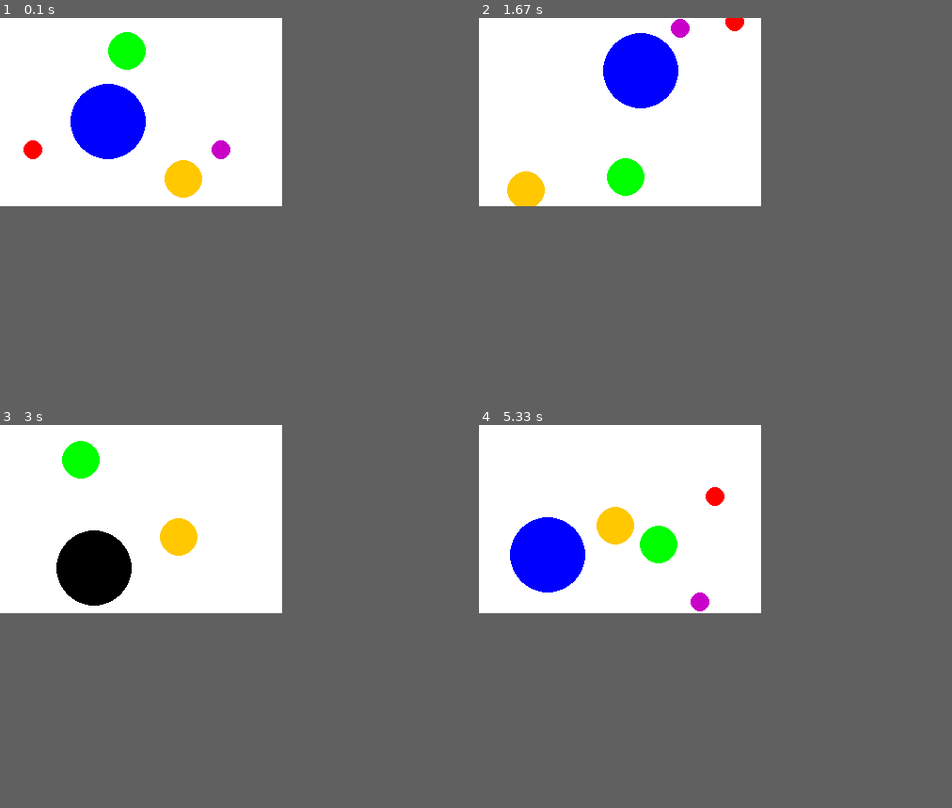
Above: before the commit, frames 1-4 (two rows, left to right).
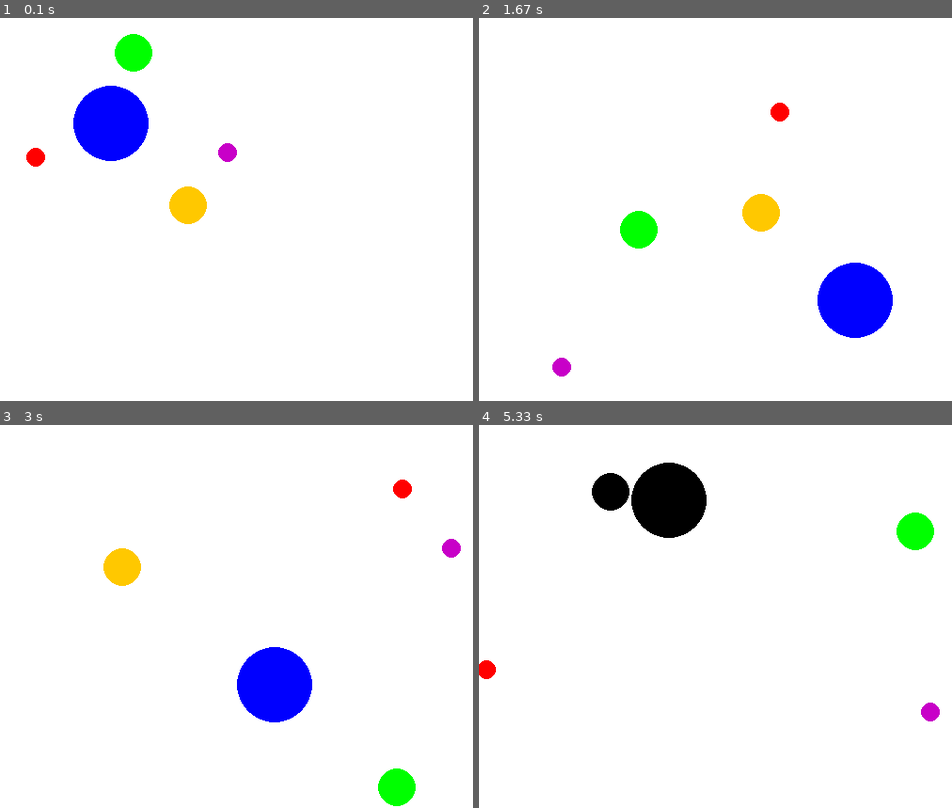
Above: after the commit, the same moments.

Repository: rasmusgraver/IT2_pensum_2025
Game: pygame game, started from Kap 4 PyGame/3c ballsprett kollisjon.py
Same seed, same stepped clock (60 frames per second), same inputs: the game is played once before the commit and once after it.
Inputs:
- Up to frame 1 (0.1 s): no input
- Up to frame 2 (1.67 s): no input
- Up to frame 3 (3 s): no input
- Up to frame 4 (5.33 s): no input
The window is 300x200 before the commit and 503x407 after it. Grey fills any space a smaller window leaves; there, only what the larger window draws over its background counts as a difference.

The runs differ from the first frame. In frame 1, 1.9% of the frame differs, in the area x 4-51%, y 3-54%; in frame 2, 7.8%, in the area x 5-88%, y 0-94%; in frame 3, 7.1%; in frame 4, 7.7%.

Commit message:
masse ballsprett

Diff:
--- /dev/null
+++ b/Kap 4 PyGame/3b ballsprett egen class.py
@@ -0,0 +1,38 @@
+import pygame as pg
+from ball import Ball
+from constants import *
+
+pg.init()
+vindu = pg.display.set_mode([VINDU_BREDDE, VINDU_HOYDE])
+clock = pg.time.Clock()
+
+def main():
+    baller = []
+    baller.append( Ball(x=100, y=VINDU_HOYDE, radius=40, farge=BLUE, vx=5, vy=3) )
+    baller.append( Ball(x=20, y=100, radius=10, farge=RED, vx=5, vy=20) )
+    baller.append( Ball(x=100, y=25, radius=20, farge=GREEN, vx=15, vy=3))
+
+    running = True
+    while running:
+        for event in pg.event.get():
+            if event.type == pg.QUIT:
+                running = False
+            elif event.type == pg.KEYDOWN and event.key == pg.K_ESCAPE:
+                running = False
+
+        vindu.fill(WHITE)
+
+        for ball in baller:
+            ball.oppdater(VINDU_BREDDE, VINDU_HOYDE)
+            ball.tegn(vindu)
+
+
+        pg.display.update()
+        clock.tick(FPS)
+
+    pg.quit()
+
+
+
+# Kjør programmet vårt:
+main()
--- a/Kap 4 PyGame/3 ballsprett kollisjon.py
+++ b/Kap 4 PyGame/3c ballsprett kollisjon.py
@@ -1,17 +1,6 @@
 from __future__ import annotations
 import pygame as pg
-
-WHITE = (255, 255, 255)
-BLACK = (0,0,0)
-RED = (255, 0, 0)
-GREEN = (0, 255, 0)
-BLUE = (0, 0, 255)
-PURPLE = (200,0,200)
-ORANGE = (255,200,0)
-
-VINDU_BREDDE = 300
-VINDU_HOYDE = 200
-FPS = 50
+from constants import *
 
 pg.init()
 vindu = pg.display.set_mode([VINDU_BREDDE, VINDU_HOYDE])
--- /dev/null
+++ b/Kap 4 PyGame/4 ballspill fra aunivers.py
@@ -0,0 +1,112 @@
+import pygame as pg
+from pygame.locals import (K_UP, K_DOWN, K_LEFT, K_RIGHT)
+import math as m
+
+# Initialiserer/starter pygame
+pg.init()
+
+# Oppretter et vindu der vi skal "tegne" innholdet vårt
+VINDU_BREDDE = 500
+VINDU_HOYDE  = 500
+vindu = pg.display.set_mode([VINDU_BREDDE, VINDU_HOYDE])
+
+class Ball:
+  """Klasse for å representere en ball"""
+  def __init__(self, x, y, radius, farge, vindusobjekt):
+    """Konstruktør"""
+    self.x = x
+    self.y = y
+    self.radius = radius
+    self.farge = farge
+    self.vindusobjekt = vindusobjekt
+
+  def tegn(self):
+    """Metode for å tegne ballen"""
+    pg.draw.circle(self.vindusobjekt, self.farge, (self.x, self.y), self.radius)
+
+  def finnAvstand(self, annenBall):
+    """Metode for å finne avstanden til en annen ball"""
+    xAvstand2 = (self.x - annenBall.x)**2  # x-avstand i andre
+    yAvstand2 = (self.y - annenBall.y)**2  # y-avstand i andre
+    sentrumsavstand = m.sqrt(xAvstand2 + yAvstand2)
+
+    radiuser = self.radius + annenBall.radius
+
+    avstand = sentrumsavstand - radiuser
+
+    return avstand
+
+
+class Hinder(Ball):
+  """Klasse for å representere et hinder"""
+  def __init__(self, x, y, radius, farge, vindusobjekt, xFart, yFart):
+    super().__init__(x, y, radius, farge, vindusobjekt)
+    self.xFart = xFart
+    self.yFart = yFart
+
+  def flytt(self):
+    """Metode for å flytte hinderet"""
+    # Sjekker om hinderet er utenfor høyre/venstre kant
+    if ((self.x - self.radius) <= 0) or ((self.x + self.radius) >= self.vindusobjekt.get_width()):
+      self.xFart = -self.xFart
+
+    # Sjekker om hinderet er utenfor øvre/nedre kant
+    if ((self.y - self.radius) <= 0) or ((self.y + self.radius) >= self.vindusobjekt.get_height()):
+      self.yFart = -self.yFart
+
+    # Flytter hinderet
+    self.x += self.xFart
+    self.y += self.yFart
+
+
+class Spiller(Ball):
+  """Klasse for å representere en spiller"""
+  def __init__(self, x, y, radius, farge, vindusobjekt, fart):
+    super().__init__(x, y, radius, farge, vindusobjekt)
+    self.fart = fart
+
+  def flytt(self, taster):
+    """Metode for å flytte spilleren"""
+    if taster[K_UP]:
+      self.y -= self.fart
+    if taster[K_DOWN]:
+      self.y += self.fart
+    if taster[K_LEFT]:
+      self.x -= self.fart
+    if taster[K_RIGHT]:
+      self.x += self.fart
+
+# Lager et Spiller-objekt
+spiller = Spiller(200, 200, 20, (255, 69, 0), vindu, 0.1)
+# Lager et Hinder-objekt
+hinder = Hinder(150, 250, 20, (0, 0, 255), vindu, 0.08, 0.12)
+
+# Gjenta helt til brukeren lukker vinduet
+fortsett = True
+while fortsett:
+
+    # Sjekker om brukeren har lukket vinduet
+    for event in pg.event.get():
+        if event.type == pg.QUIT:
+            fortsett = False
+
+    # Henter en ordbok med status for alle tastatur-taster
+    trykkede_taster = pg.key.get_pressed()
+
+    # Farger bakgrunnen lyseblå
+    vindu.fill((135, 206, 235))
+
+    # Tegner og flytter spiller og hinder
+    spiller.tegn()
+    spiller.flytt(trykkede_taster)
+    hinder.tegn()
+    hinder.flytt()
+
+    # Sjekker avstanden mellom spiller og hinder
+    print(spiller.finnAvstand(hinder))
+
+    # Oppdaterer alt innholdet i vinduet
+    pg.display.flip()
+
+# Avslutter pygame
+pg.quit()
--- /dev/null
+++ b/Kap 4 PyGame/5a tekst blit.py
@@ -0,0 +1,34 @@
+import pygame as pg
+from constants import *
+
+pg.init()
+vindu = pg.display.set_mode([VINDU_BREDDE, VINDU_HOYDE])
+clock = pg.time.Clock()
+
+
+# Angir hvilken skrifttype og tekststørrelse vi vil bruke på tekst
+font = pg.font.SysFont("Arial", 30)
+
+
+def main():
+    running = True
+    while running:
+        for event in pg.event.get():
+            if event.type == pg.QUIT:
+                running = False
+            elif event.type == pg.KEYDOWN and event.key == pg.K_ESCAPE:
+                running = False
+
+        vindu.fill(WHITE)
+
+        # Lager en tekst i form av et bilde og legger til bildet i vinduet
+        bilde = font.render("Heisann!", True, GREEN_DARK)
+        vindu.blit(bilde, (VINDU_BREDDE - 200, 20))
+
+        pg.display.flip()
+        clock.tick(FPS)
+
+    pg.quit()
+
+if __name__ == "__main__":
+    main()
--- /dev/null
+++ b/Kap 4 PyGame/5b bilde blit.py
@@ -0,0 +1,50 @@
+import pygame as pg
+from constants import *
+import os
+
+VINDU_BREDDE = 800
+VINDU_HOYDE = 600
+
+pg.init()
+vindu = pg.display.set_mode([VINDU_BREDDE, VINDU_HOYDE])
+pg.display.set_caption("Eevee Demo")
+clock = pg.time.Clock()
+
+# Finn mappen der Python-filen ligger
+current_dir = os.path.dirname(__file__)
+
+def main():
+    running = True
+
+    # Last inn og forbered bildet ÉN gang før løkka
+    bildesti = os.path.join(current_dir, "bilder", "eevee.png")
+    try:
+        original = pg.image.load(bildesti).convert_alpha()
+    except Exception as e:
+        print(f"Feil ved innlasting av bilde: {e}")
+        return
+
+    # Skaler bildet til ønsket bredde med bevart aspect ratio
+    # target_width = 200
+    ow, oh = original.get_size()
+    # scale_factor = target_width / ow
+    scale_factor = 0.15
+    new_size = (int(ow * scale_factor), int(oh * scale_factor))
+    bilde = pg.transform.smoothscale(original, new_size)  # smoothscale for bedre kvalitet
+
+    while running:
+        for event in pg.event.get():
+            if event.type == pg.QUIT:
+                running = False
+            elif event.type == pg.KEYDOWN and event.key == pg.K_ESCAPE:
+                running = False
+
+        vindu.fill(WHITE)
+        vindu.blit(bilde, (20, 20))
+        pg.display.flip()
+        clock.tick(FPS)
+
+    pg.quit()
+
+if __name__ == "__main__":
+    main()
--- /dev/null
+++ b/Kap 4 PyGame/6 mouse getPos.py
@@ -0,0 +1,48 @@
+import pygame as pg
+from ball_gravitasjon import BallGravitasjon
+from constants import *
+import random
+
+pg.init()
+vindu = pg.display.set_mode([VINDU_BREDDE, VINDU_HOYDE])
+clock = pg.time.Clock()
+
+# Angir hvilken skrifttype og tekststørrelse vi vil bruke på tekst
+font = pg.font.SysFont("Arial", 20)
+
+def main():
+    baller = []
+    # baller.append( Ball(x=100, y=100, radius=40, farge=BLUE, vx=5, vy=3) )
+
+    running = True
+    while running:
+        for event in pg.event.get():
+            if event.type == pg.QUIT:
+                running = False
+            elif event.type == pg.KEYDOWN and event.key == pg.K_ESCAPE:
+                running = False
+            elif event.type == pg.MOUSEBUTTONDOWN:
+                if event.button == 1:  # venstre museknapp
+                    mx, my = event.pos  # posisjon for klikket
+                    # Oppretter en ny ball på museposisjonen
+                    farge = random.choice(FARGER)
+                    baller.append(BallGravitasjon(x=mx, y=my, radius=30, farge=farge, vx=0, vy=0))
+
+        vindu.fill(WHITE)
+
+        if len(baller) == 0:
+            tekst = font.render("Trykk på skjermen for å legge til baller!", True, GREEN_DARK)
+            vindu.blit(tekst, (20, VINDU_HOYDE/2))
+
+        for ball in baller:
+            ball.oppdater(VINDU_BREDDE, VINDU_HOYDE)
+            ball.tegn(vindu)
+
+
+        pg.display.flip()
+        clock.tick(FPS)
+
+    pg.quit()
+
+if __name__ == "__main__":
+    main()
--- /dev/null
+++ b/Kap 4 PyGame/ball.py
@@ -0,0 +1,34 @@
+import pygame as pg
+
+
+class Ball:
+
+    def __init__(self, x, y, radius, farge, vx, vy) -> None:
+        self.x = x
+        self.y = y
+        self.radius = radius
+        self.farge = farge
+        self.vx = vx # Fart i x-retning
+        self.vy = vy # Fart i y-retning
+
+    def oppdater(self, bredde, hoyde):
+
+        # Gravitasjon:
+        self.vy += 0.4
+
+        self.x += self.vx
+        self.y += self.vy
+        if self.x > bredde - self.radius:
+            self.vx *= -1 # Snu farten (x-retning)
+        if self.x < self.radius:
+            self.vx *= -1 # Snu farten (x-retning)
+        if self.y > hoyde - self.radius:
+            self.vy *= -1 # Snu farten (y-retning)
+            self.y = hoyde - self.radius # Tving den ut fra kanten
+        if self.y < self.radius:
+            self.vy *= -1 # Snu farten (y-retning)
+
+
+    def tegn(self, vindu):
+        # Tegne objektet på skjermen
+        pg.draw.circle(vindu, color=self.farge, center=(self.x, self.y), radius=self.radius)
--- /dev/null
+++ b/Kap 4 PyGame/ball_gravitasjon.py
@@ -0,0 +1,30 @@
+import pygame as pg
+from constants import *
+
+class BallGravitasjon:
+
+    def __init__(self, x, y, radius, farge, vx, vy) -> None:
+        self.x = x
+        self.y = y
+        self.radius = radius
+        self.farge = farge
+        self.vx = vx # Fart i x-retning
+        self.vy = vy # Fart i y-retning
+
+    def oppdater(self, bredde, hoyde):
+        # Stopper å simulere bevegelse når den har falt ut av bildet:
+        if self.y <= hoyde + self.radius:
+            # Gravitasjon:
+            self.vy += GRAVITASJON
+            # Oppdater x og y pos, utifra fartene:
+            self.x += self.vx
+            self.y += self.vy
+            if self.x > bredde - self.radius:
+                self.vx *= -1 # Snu farten (x-retning)
+            if self.x < self.radius:
+                self.vx *= -1 # Snu farten (x-retning)
+
+
+    def tegn(self, vindu):
+        # Tegne objektet på skjermen
+        pg.draw.circle(vindu, color=self.farge, center=(self.x, self.y), radius=self.radius)
--- /dev/null
+++ b/Kap 4 PyGame/constants.py
@@ -0,0 +1,17 @@
+WHITE = (255, 255, 255)
+BLACK = (0,0,0)
+RED = (255, 0, 0)
+GREEN = (0, 255, 0)
+GREEN_DARK = (0, 100, 0)
+BLUE = (0, 0, 255)
+PURPLE = (200,0,200)
+ORANGE = (255,200,0)
+
+# Liste med alle fargene
+FARGER = [RED, GREEN, GREEN_DARK, BLUE, PURPLE, ORANGE]
+
+VINDU_BREDDE = 503
+VINDU_HOYDE = 407
+FPS = 60
+
+GRAVITASJON = 0.2
--- /dev/null
+++ b/Kap 4 PyGame/tempCodeRunnerFile.py
@@ -0,0 +1 @@
+            elif event.type == pg.MOUSEBUTTONDOWN:
Renamed: Kap 4 PyGame/3 ballsprett class.py -> Kap 4 PyGame/3a ballsprett class.py
Binary file added: Kap 4 PyGame/bilder/charizard.png
Binary file added: Kap 4 PyGame/bilder/eevee.png
Binary file added: Kap 4 PyGame/bilder/pikachu.png
